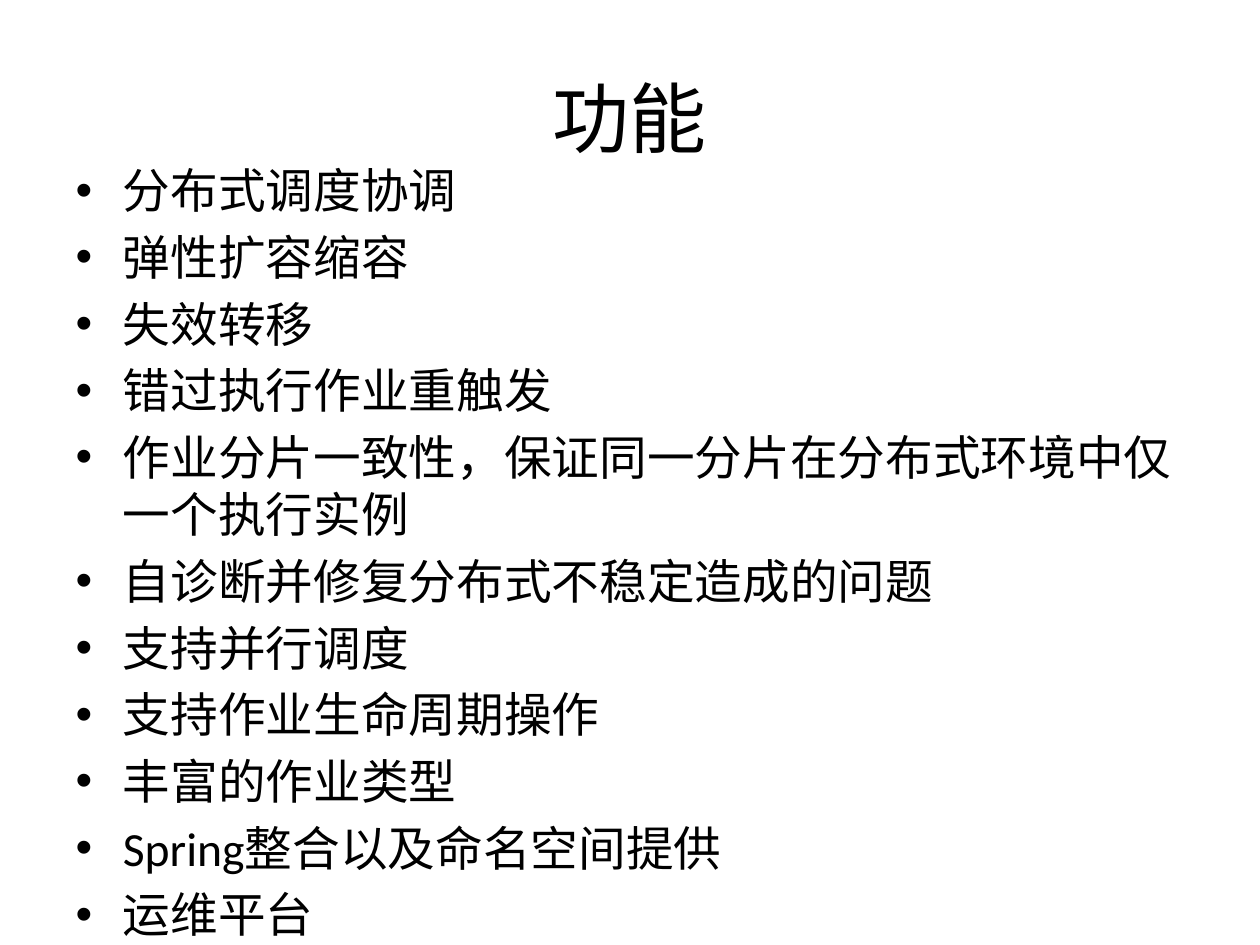
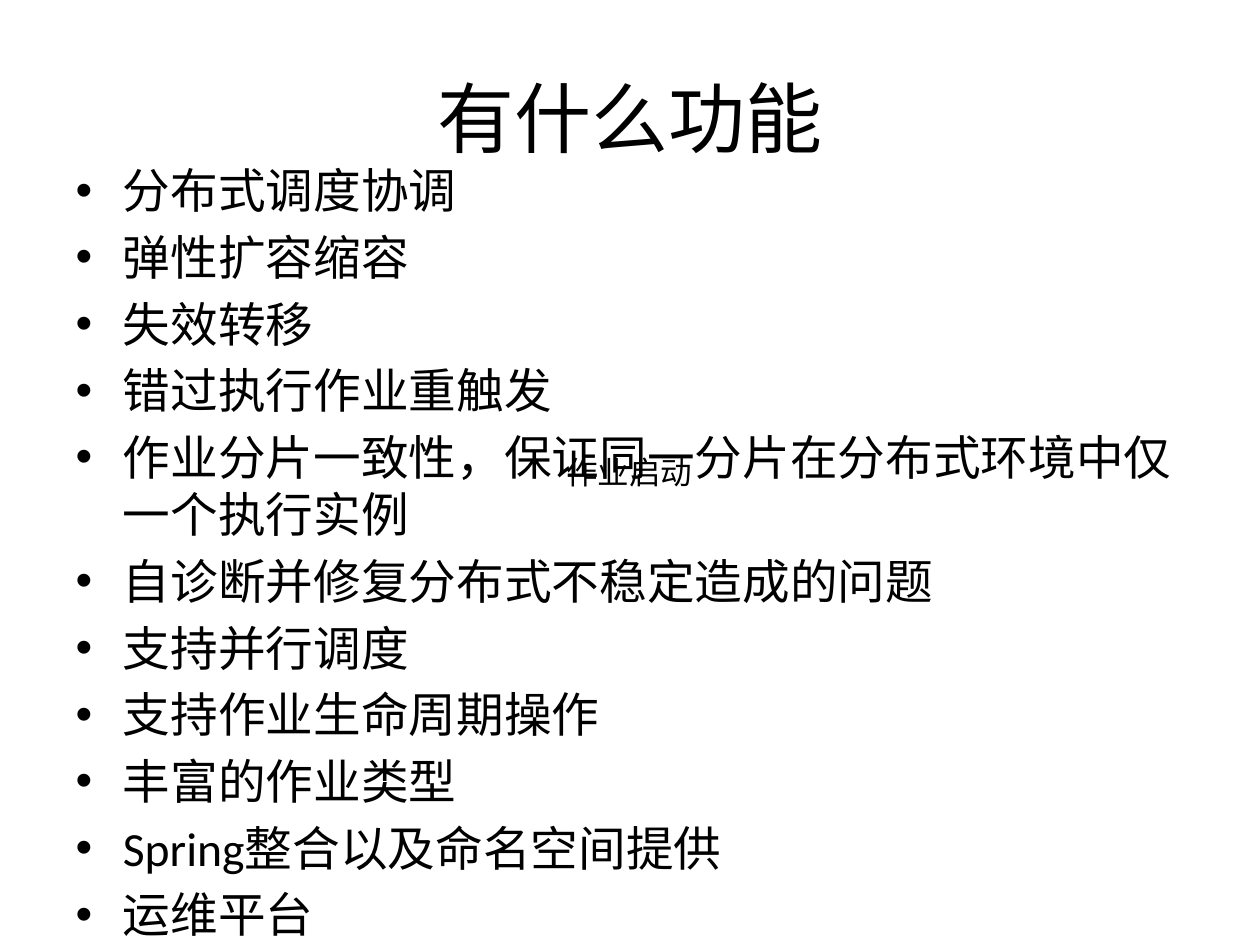
Before and after one commit to liuendy/practice, a slide deck: slide 4 of elastic-job-lite/elastic-job.pptx (slide 3 before the commit). Drawn at 1260x945 pixels with LibreOffice and Linux fonts; fonts in the diff are those of the drawing. Boxes give left, top, right and bottom in pixels: in the first picture for what was removed or moved away, otherwise in the second. Text is boxed around its words. In the diff, an @@ line names an element or a change of style, - is before the commit and + after.

```diff
--- a/elastic-job-lite/elastic-job.pptx
+++ b/elastic-job-lite/elastic-job.pptx
@@ title at [437, 82, 822, 153]: text changed @@
-功能
+有什么功能
@@ text added at [566, 452, 692, 487], 18 pt, text #000000 @@
+作业启动
```
Also in this commit, not shown: 6 slides added, 7 other files.
